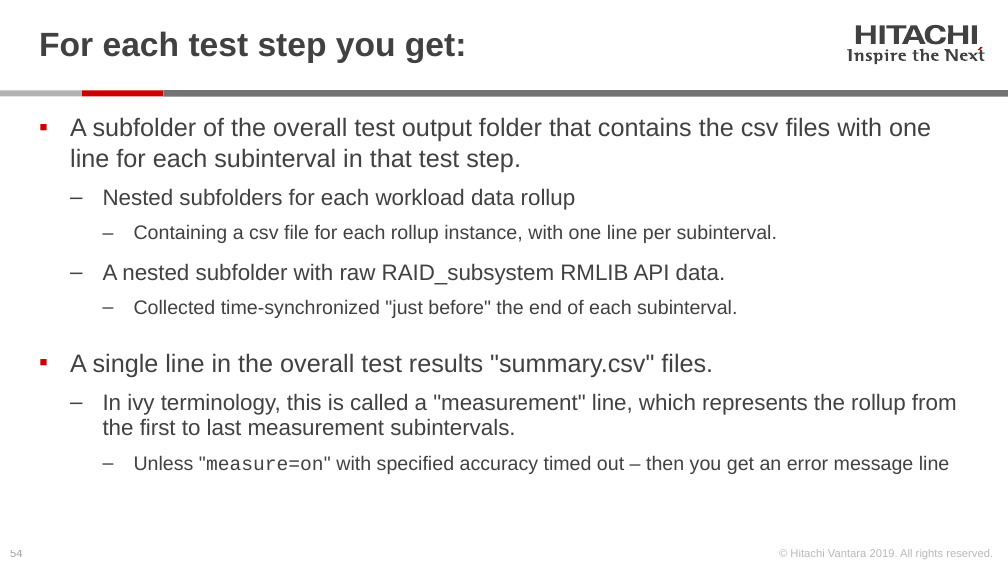
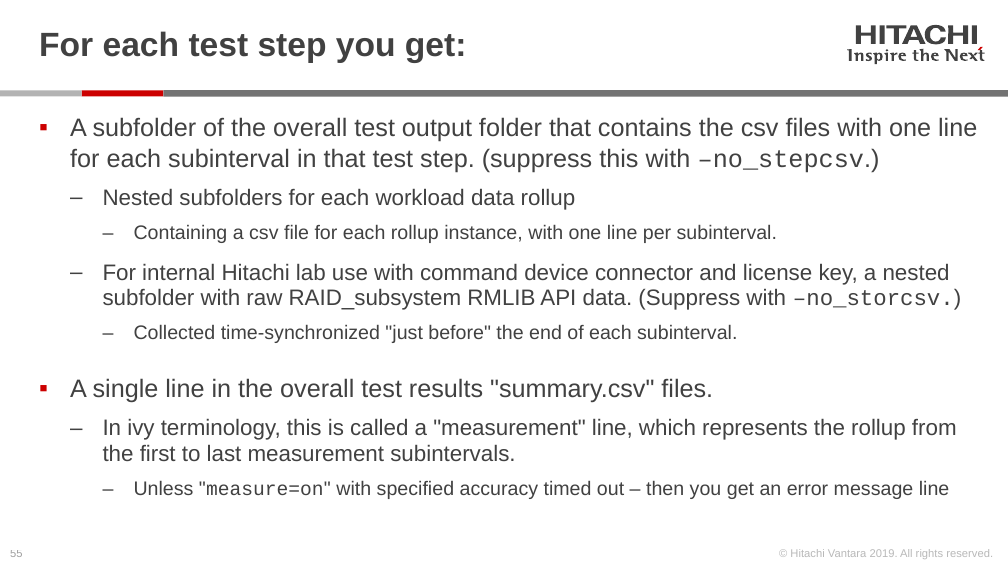
Before and after one commit to Hitachi-Data-Systems/ivy, a slide deck: slide 55 of doc/Programming the ivy engine.pptx (slide 54 before the commit). Drawn at 1008x567 pixels with LibreOffice and Linux fonts; fonts in the diff are those of the drawing. Boxes give left, top, right and bottom in pixels: in the first picture for what was removed or moved away, otherwise in the second. Text is boxed around its words. In the diff, an @@ line names an element or a change of style, - is before the commit and + after.

```diff
--- a/doc/Programming the ivy engine.pptx
+++ b/doc/Programming the ivy engine.pptx
@@ text at [70, 117, 977, 173]: text changed @@
-▪ A subfolder of the overall test output folder that contains the csv files with one line for each subinterval in that test step.
+▪ A subfolder of the overall test output folder that contains the csv files with one line for each subinterval in that test step. (suppress this with –no_stepcsv.)
@@ text at [103, 263, 961, 310]: text changed @@
-  ‒ A nested subfolder with raw RAID_subsystem RMLIB API data.
+  ‒ For internal Hitachi lab use with command device connector and license key, a nested subfolder with raw RAID_subsystem RMLIB API data. (Suppress with –no_storcsv.)
@@ page number at [10, 550, 22, 557]: text changed @@
-54
+55
```
Also in this commit, not shown: 14 other slides changed, 2 slides added, 5 slides removed, 2 other files.
